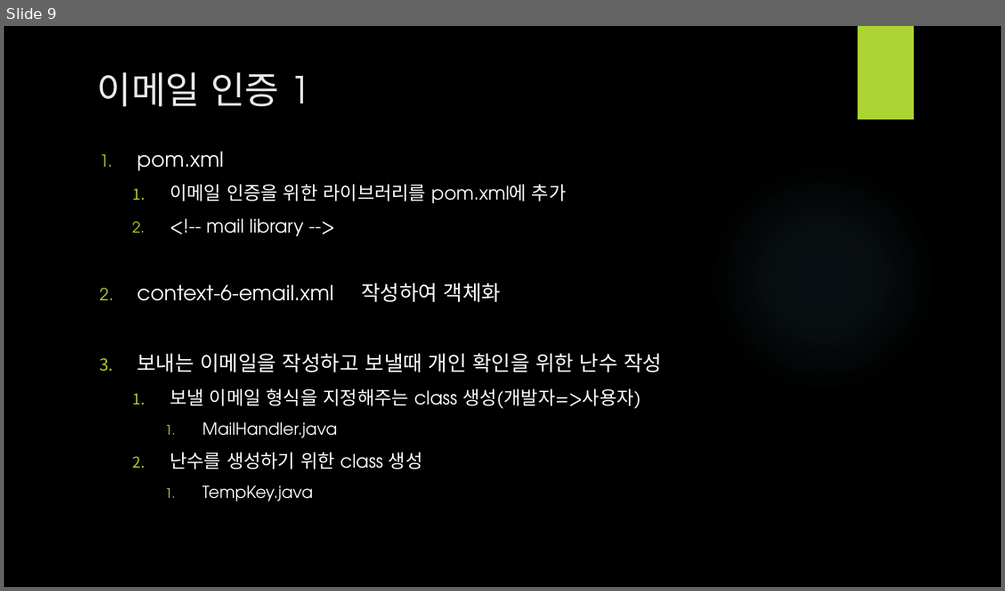
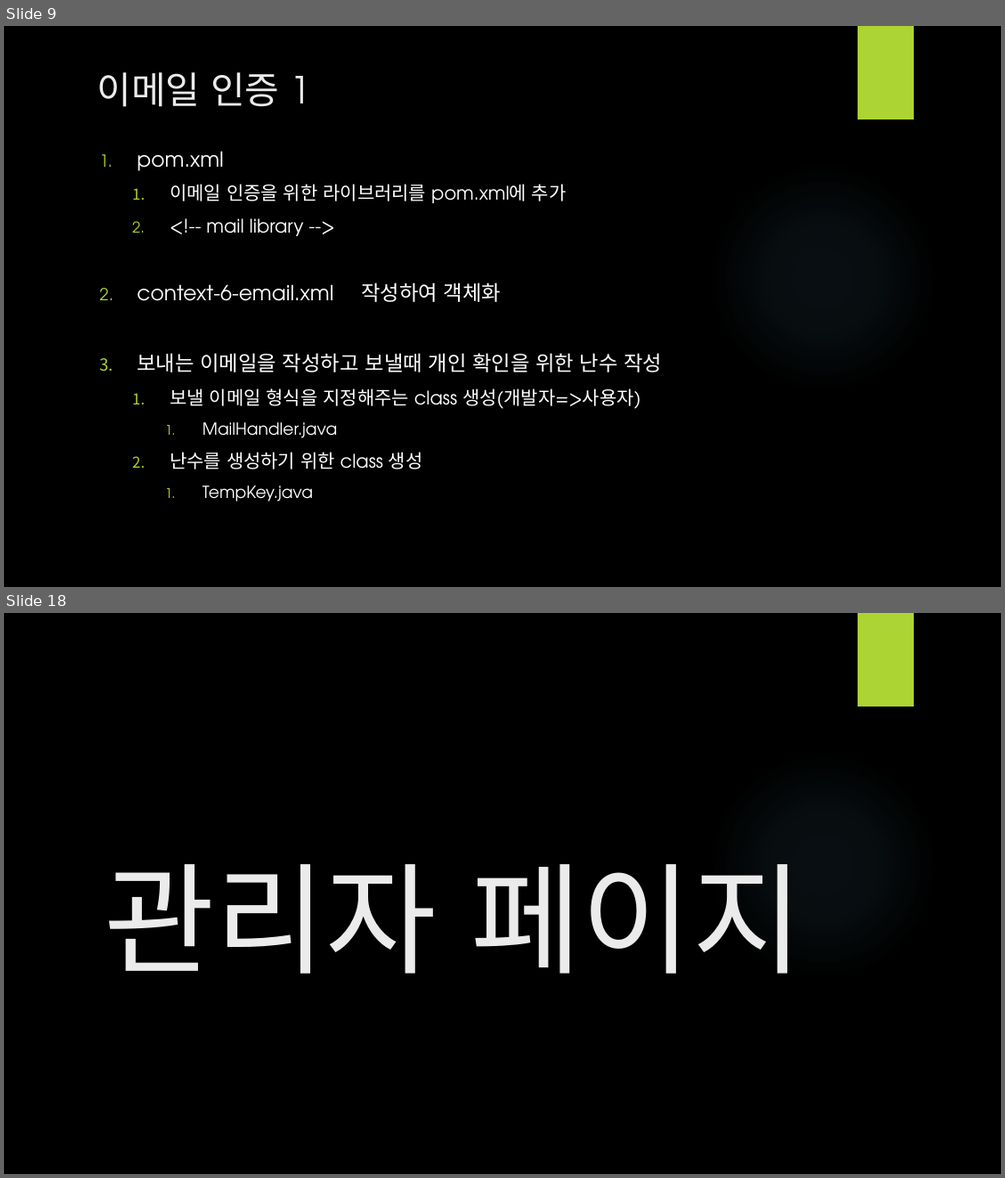
Before and after one commit to LDWon/1teamProject, a slide deck: 1조 실종자게시판_이동원.pptx. Shown one above the other, each under a label of ours: slide 9 before the commit, slides 9 and 18 after it; the slides between them are not shown. The pictures are 1005x591 and 1005x1178 pixels, drawn with LibreOffice and Linux fonts; fonts in the diff are those of the drawing; background and template pictures are left out. Boxes give left, top, right and bottom in pixels: in the first picture for what was removed or moved away, otherwise in the second. Text is boxed around its words. In the diff, an @@ line names an element or a change of style, - is before the commit and + after.

```diff
--- a/1조 실종자게시판_이동원.pptx
+++ b/1조 실종자게시판_이동원.pptx
@@ slide 18 added at (4,613,1001,1174), background picture (left out); not listed: 2 template elements that a slide beside it also shows @@
@@ title added at (105,864,802,973), 116 pt, text #EBEBEB @@
+관리자 페이지
```
Also in this commit, not shown: 2 slides changed, 16 other slides added.
